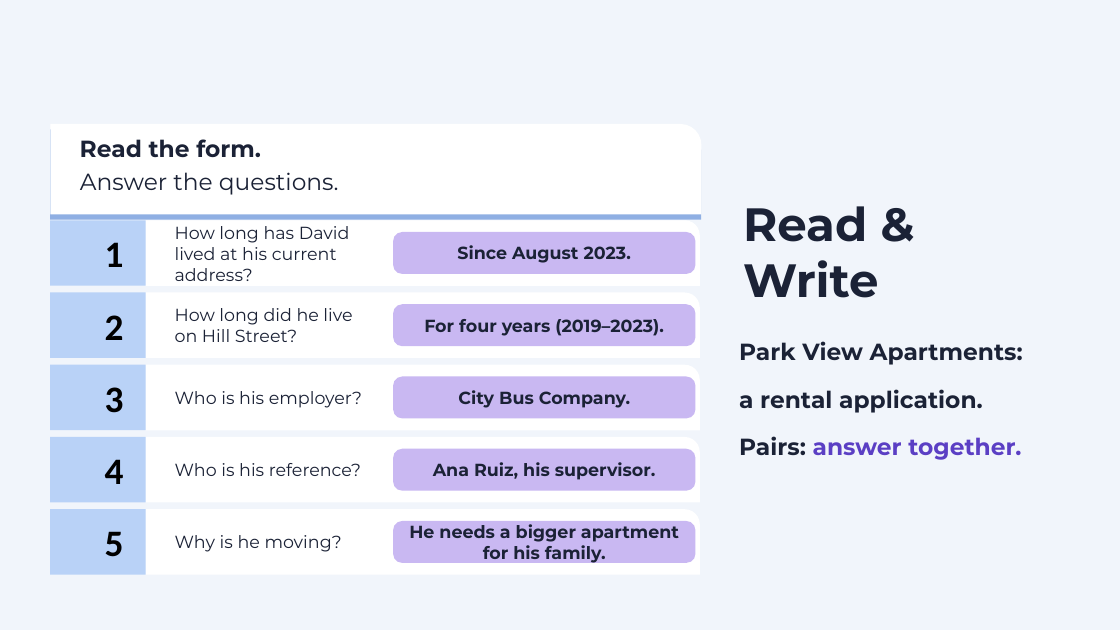
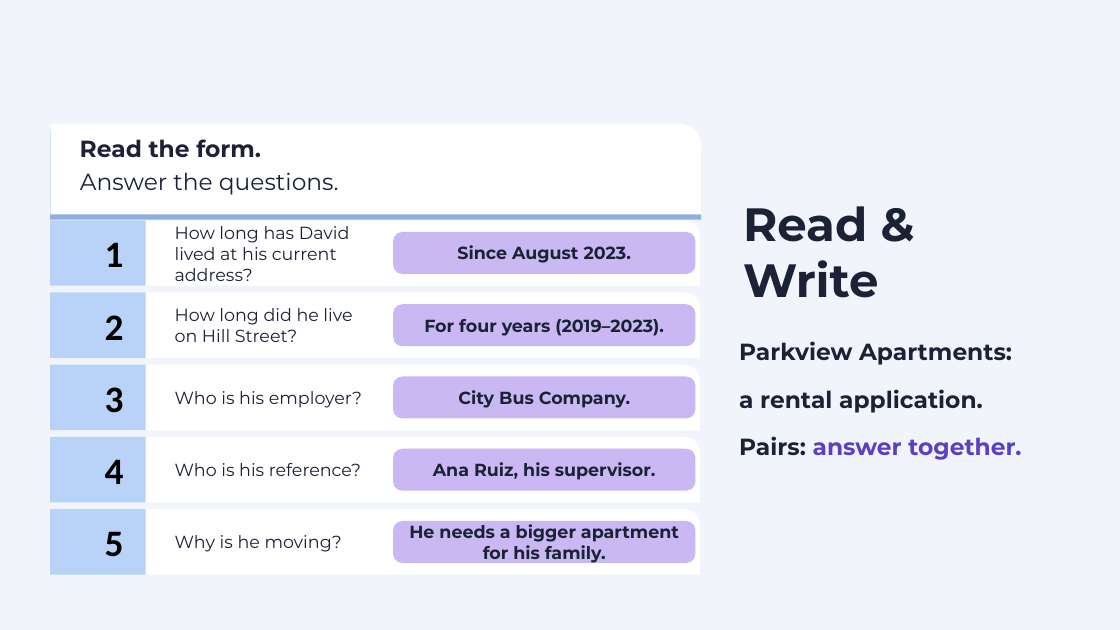
Before and after one commit to sdpursley/ESL-Curriculum, a slide deck: slide 23 of level4/slides/Level4_Lesson2_Slides.pptx. Drawn at 1120x630 pixels with LibreOffice and Linux fonts; fonts in the diff are those of the drawing. Boxes give left, top, right and bottom in pixels: in the first picture for what was removed or moved away, otherwise in the second. Text is boxed around its words. In the diff, an @@ line names an element or a change of style, - is before the commit and + after.

Commit message:
Rewrite the Level 4 lines the checker could not hear
Lesson 1 says "we have" where Whisper dropped "we've." Lesson 2 says Parkview, four eighteen Elm Street, and a full start-date question. Lesson 3 says "those shelves are done" and "we have already." Lesson 4 says the blood pressure looks normal. Each lesson's grammar stays.

```diff
--- a/level4/slides/Level4_Lesson2_Slides.pptx
+++ b/level4/slides/Level4_Lesson2_Slides.pptx
@@ text at box(739, 341, 1012, 365): text changed @@
-Park View Apartments:
+Parkview Apartments:
```
Also in this commit, not shown: 1 other slide changed, 41 other files.
